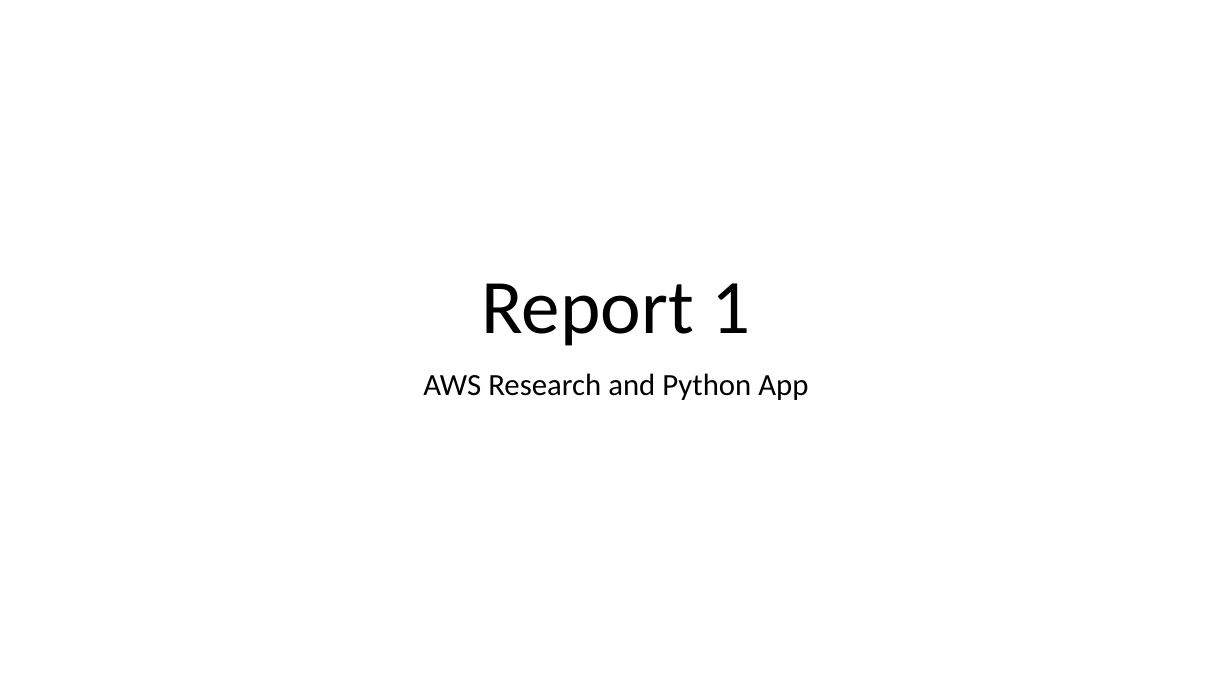
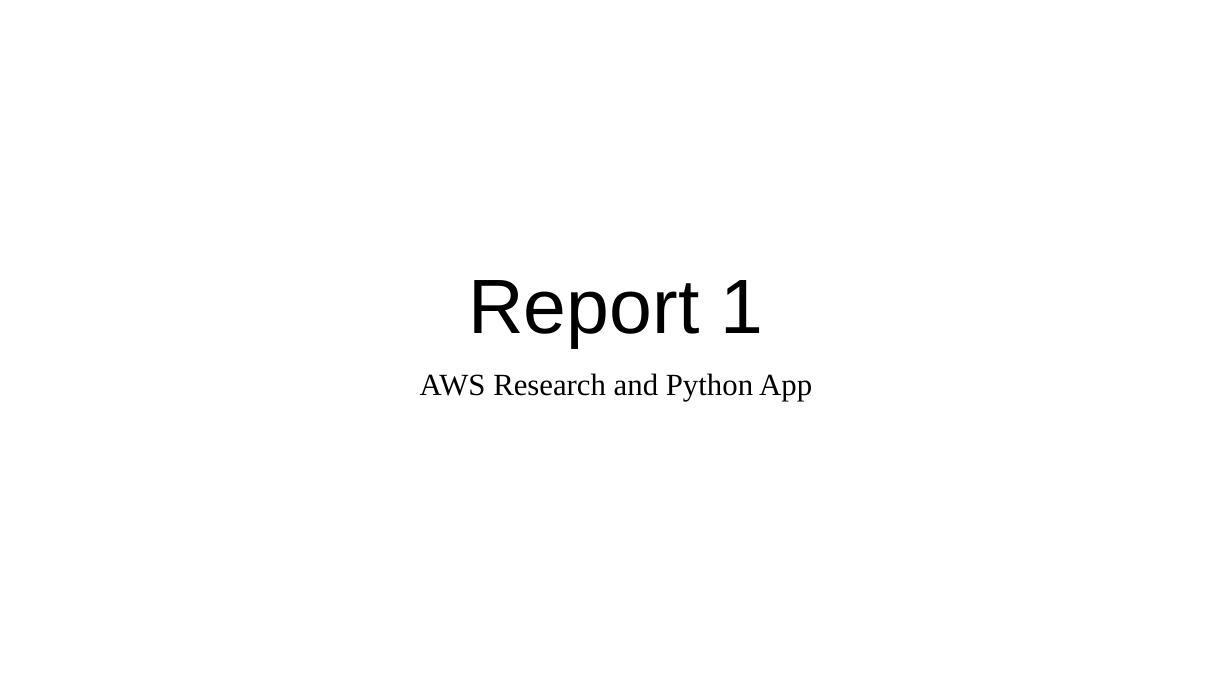
Before and after one commit to AfifNahas/v0.1, a slide deck: slide 1 of Report-1.pptx. Drawn at 1232x693 pixels with LibreOffice and Linux fonts; fonts in the diff are those of the drawing. Boxes give left, top, right and bottom in pixels: in the first picture for what was removed or moved away, otherwise in the second. Text is boxed around its words. In the diff, an @@ line names an element or a change of style, - is before the commit and + after.

```diff
--- a/Report-1.pptx
+++ b/Report-1.pptx
@@ title "Report 1" at [468, 280, 764, 348]: font Calibri to Arial @@
@@ subtitle "AWS Research and Python App" at [420, 373, 812, 401]: font Calibri to Times New Roman @@
```
Also in this commit, not shown: 5 other slides changed, 1 other file.
